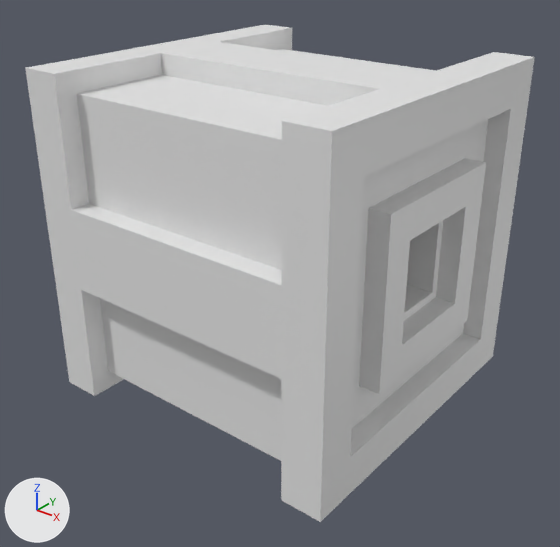
Before and after pictures for a commit that changed the glTF model assets/blender/railed_box.glb.
Rendered twice from a 50 mm camera at (2.69, -3.44, 1.82) aimed at (0.04, -0.12, -0.24). Arrows for +X, +Y and +Z are at lower left; the lights stay in place. The first picture is the older version. Where no turn or scale is listed for an object, it has been applied to the vertices.

Before the edit, the objects in view are built like this:
```python
me_cube_026 = bpy.data.meshes.new('Cube.026')
me_cube_026.from_pydata(...)  # 16 vertices, 32 faces; spans x -0.88..0.88, y -0.88..0.88, z -0.88..0.88
me_cube_030 = bpy.data.meshes.new('Cube.030')
me_cube_030.from_pydata(...)  # 184 vertices, 400 faces; spans x -1.0..1.0, y -1.0..1.0, z -1.0..1.0
ob_center = bpy.data.objects.new('Center', me_cube_026)
ob_center.location = (0.0, 0.0, 0.0)
ob_decor = bpy.data.objects.new('Decor', me_cube_030)
ob_decor.location = (0.0, 0.0, 0.0)
```
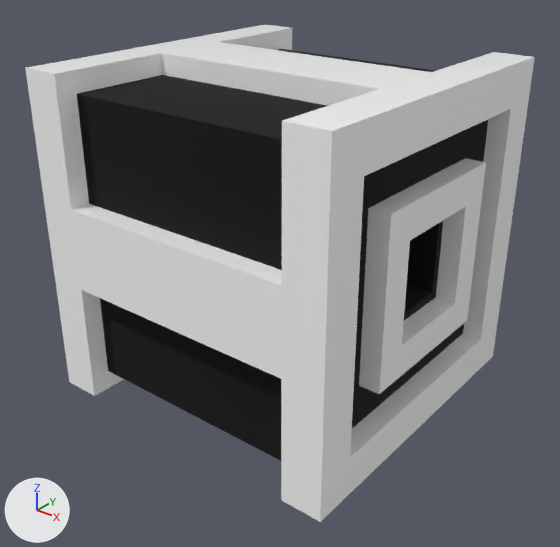
Boxes (x1, y1, x2, y2) around the edits, measured in the pictures (560 x 547 px):
'Center', recoloured (white to black): (77, 49, 488, 461) in both

Edits to the bpy script that builds the scene:
```text
Add mat_decor_material:
    mat_decor_material = principled_material('Decor Material')
    mat_decor_material.base_color = (1.0, 1.0, 1.0)  # white #ffffff
    mat_decor_material.roughness = 0.0
Add mat_center_material:
    mat_center_material = principled_material('Center Material')
    mat_center_material.base_color = (0.0, 0.0, 0.0)  # black #000000
    mat_center_material.roughness = 1.0
Change me_cube_026:
    where me_cube_026.from_pydata(...)  # 16 vertices, 32 faces; spans x -0.88..0.88, y -0.88..0.88, z -0.88..0.88
    add me_cube_026.materials.append(mat_center_material)  # black #000000
Change me_cube_030:
    where me_cube_030.from_pydata(...)  # 184 vertices, 400 faces; spans x -1.0..1.0, y -1.0..1.0, z -1.0..1.0
    add me_cube_030.materials.append(mat_decor_material)  # white #ffffff
```
